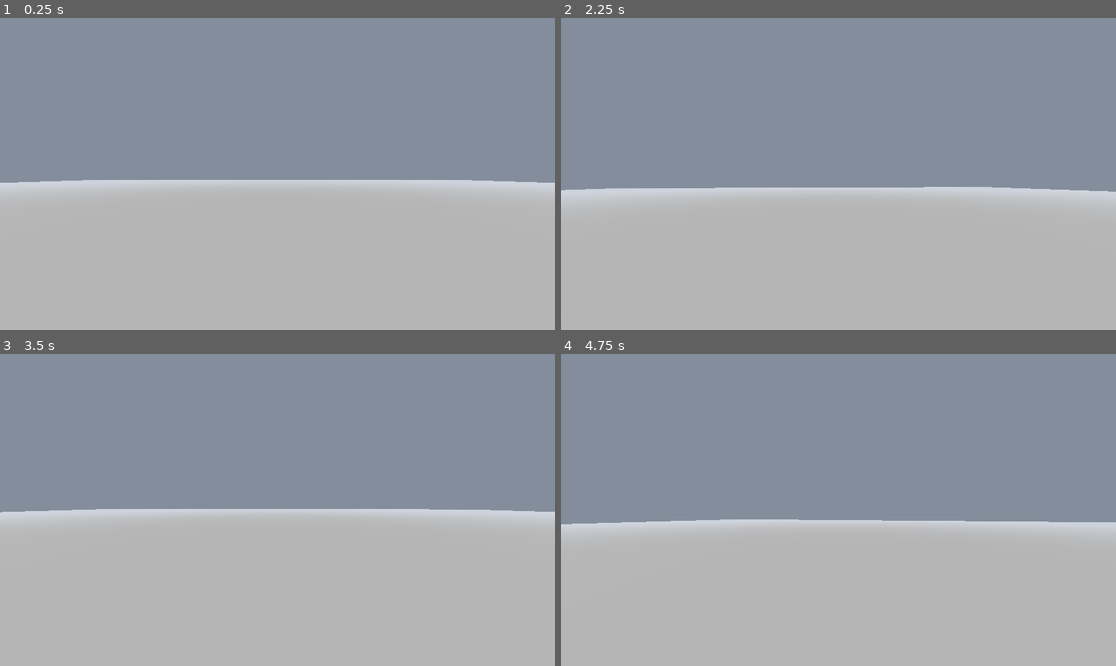
Above: before the commit, frames 1-4 (two rows, left to right).
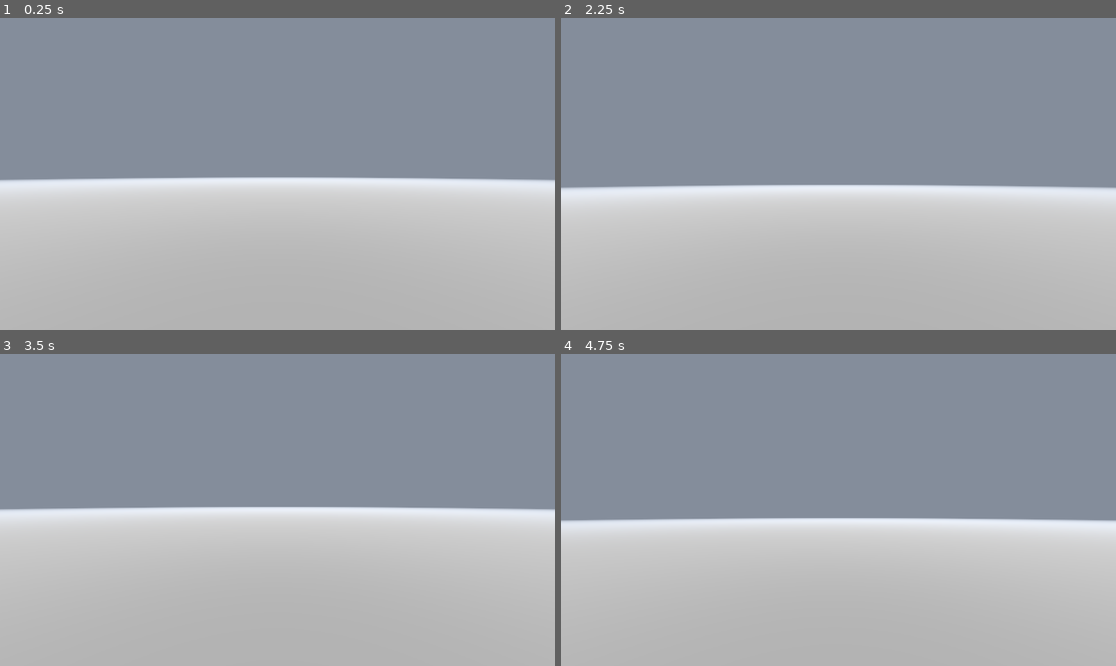
Above: after the commit, the same moments.

Repository: Tinigame/UPT-game-project
Game: Godot game, scene res://Scenes/world.tscn
Two runs of this game, one before a commit and one after it. Both use one fixed random seed, a clock stepped at 60 frames per second and the inputs below.
Inputs (mouse positions are in pixels of both pictures, inside the frame that each line leads up to):
- Up to frame 1 (0.25 s): no input
- Up to frame 2 (2.25 s): tap Enter at 0.5 s; move the mouse to (866, 174) at 0.52 s; tap D (D) at 0.6, 1.55 s; tap S (S) at 0.8, 1.35 s; tap Space (space) at 1.25 s; move the mouse to (810, 174) at 1.27 s; move the mouse to (849, 167) at 2.02 s; tap A (A) at 2.1 s
- Up to frame 3 (3.5 s): tap S (S) at 2.3 s; tap Enter at 2.75 s; move the mouse to (271, 516) at 2.77 s; tap D (D) at 2.85 s
- Up to frame 4 (4.75 s): tap Space (space) at 3.5 s; move the mouse to (877, 513) at 3.52 s; tap S (S) at 3.6 s; move the mouse to (794, 506) at 4.27 s; tap W (W) at 4.35 s; tap D (D) at 4.55 s

The runs differ from the first frame. In frame 1, 6.5% of the frame differs, in the area x 0-100%, y 51-59%; in frame 2, 6.0%; in frame 3, 6.6%, in the area x 0-100%, y 48-58%; in frame 4, 6.0%.

Commit message:
big floor

Diff:
--- a/Scenes/world.tscn
+++ b/Scenes/world.tscn
@@ -7,8 +7,12 @@
 fog_mode = 1
 fog_density = 1.0
 
+[sub_resource type="StandardMaterial3D" id="StandardMaterial3D_a02cp"]
+albedo_color = Color(0.552956, 0.552956, 0.552956, 1)
+
 [sub_resource type="PlaneMesh" id="PlaneMesh_yp4wr"]
-size = Vector2(100, 100)
+material = SubResource("StandardMaterial3D_a02cp")
+size = Vector2(1000, 1000)
 
 [sub_resource type="BoxShape3D" id="BoxShape3D_a02cp"]
 size = Vector3(100, 1, 100)
Not shown: 1 places in Scenes/world.tscn that only renumber resources
